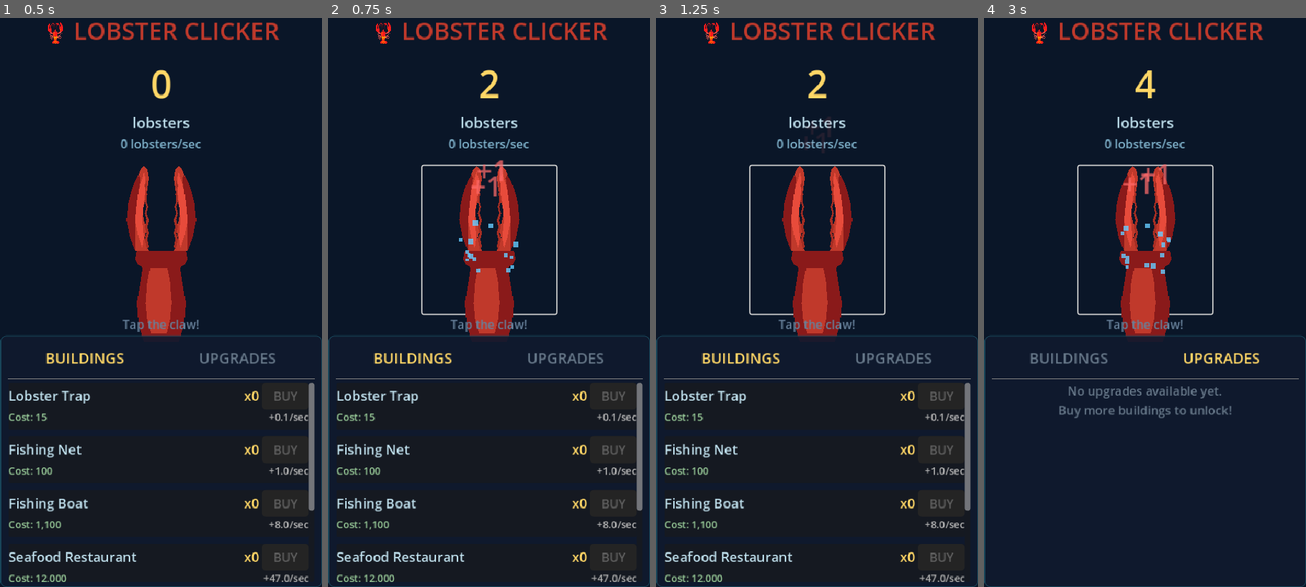
Above: before the commit, frames 1-4 (left to right).
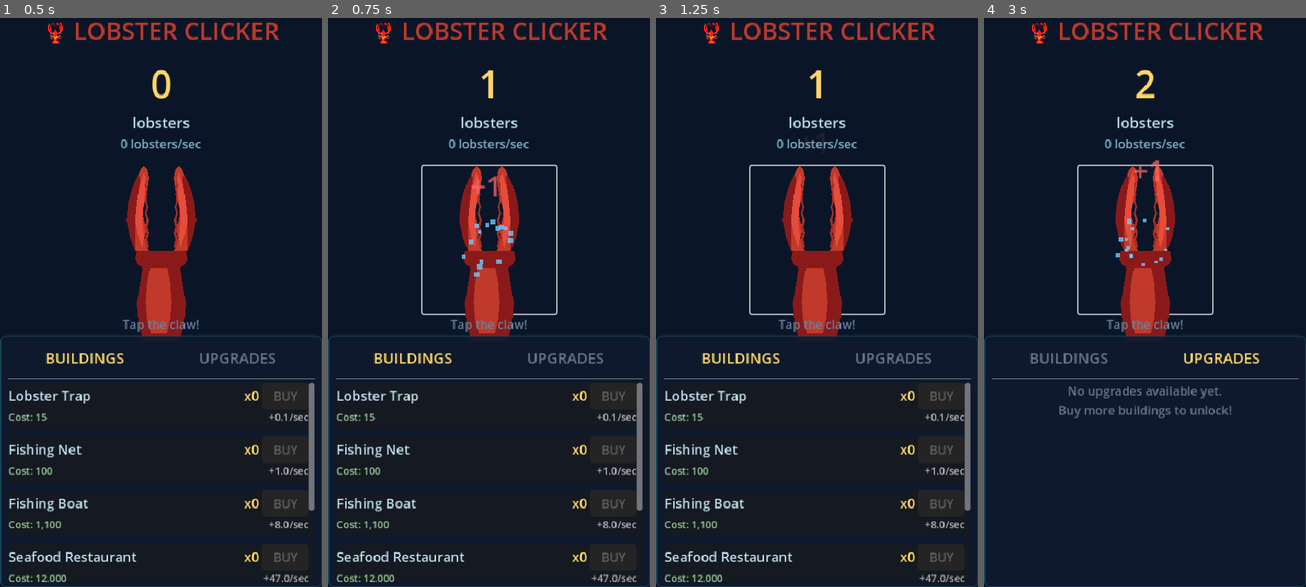
Above: after the commit, the same moments.

Repository: thecryptomasters/lobster-clicker
Game: Godot game, scene res://scenes/main.tscn
The game is run twice, just before and just after one commit, with the same random seed, the same clock (stepped at 60 frames per second) and the same inputs.
Inputs (mouse positions are in pixels of both pictures, inside the frame that each line leads up to):
- Up to frame 1 (0.5 s): no input
- Up to frame 2 (0.75 s): click (489, 239) at 0.5 s
- Up to frame 3 (1.25 s): no input
- Up to frame 4 (3 s): click "BUILDINGS" at 1.25 s; click "UPGRADES" at 2 s; click (1145, 239) at 2.75 s

Frame 1 is identical in both runs. In frame 2, 0.5% of the frame differs, in the area x 40-60%, y 9-46%; in frame 3, 0.2%; in frame 4, 0.7%, in the area x 40-58%, y 9-45%.

Commit message:
feat: click upgrades (Iron/Steel/Diamond Claws) + fix double-click bug on mobile

Diff:
--- a/scenes/building_upgrade_item.gd
+++ b/scenes/building_upgrade_item.gd
@@ -52,12 +52,23 @@
 
 	_refresh()
 
+var is_click_upgrade: bool = false
+var click_upgrade_index: int = 0
+
 func setup(b_index: int, t: int, purchased: bool) -> void:
 	building_index = b_index
 	tier = t
 	is_purchased = purchased
+	is_click_upgrade = false
 	if is_node_ready():
 		_refresh()
+
+func setup_click_upgrade(index: int, purchased: bool) -> void:
+	click_upgrade_index = index
+	is_click_upgrade = true
+	is_purchased = purchased
+	if is_node_ready():
+		_refresh_click_upgrade()
 
 func _refresh() -> void:
 	var tier_names := ["I", "II", "III", "IV"]
@@ -98,11 +109,54 @@
 		buy_button.add_theme_stylebox_override("pressed", _unaffordable_style)
 		buy_button.add_theme_stylebox_override("disabled", _unaffordable_style)
 
+func _refresh_click_upgrade() -> void:
+	var def: Dictionary = GameManager.click_upgrade_defs[click_upgrade_index]
+	name_label.text = def["name"]
+	desc_label.text = def["desc"]
+	if is_purchased:
+		cost_label.text = "OWNED"
+		cost_label.add_theme_color_override("font_color", Color("#66cc88"))
+		buy_button.text = "OWNED ✓"
+		buy_button.disabled = true
+		buy_button.add_theme_stylebox_override("normal", _owned_style)
+		buy_button.add_theme_stylebox_override("disabled", _owned_style)
+		buy_button.modulate = Color(0.8, 1.0, 0.8, 1)
+	else:
+		cost_label.text = "Cost: %s" % GameManager.format_number(def["cost"])
+		cost_label.add_theme_color_override("font_color", Color(0.6, 0.8, 0.6, 1))
+		buy_button.text = "BUY"
+		_update_buy_button_style()
+
 func _on_buy() -> void:
-	if GameManager.buy_building_upgrade(building_index, tier):
-		is_purchased = true
-		_refresh()
+	if is_click_upgrade:
+		if GameManager.buy_click_upgrade(click_upgrade_index):
+			is_purchased = true
+			_refresh_click_upgrade()
+	else:
+		if GameManager.buy_building_upgrade(building_index, tier):
+			is_purchased = true
+			_refresh()
 
 func _on_lobsters_changed(_total: float) -> void:
 	if is_node_ready() and not is_purchased:
-		_update_buy_button_style()
+		if is_click_upgrade:
+			_update_buy_button_style_click()
+		else:
+			_update_buy_button_style()
+
+func _update_buy_button_style_click() -> void:
+	if is_purchased:
+		return
+	var affordable := GameManager.can_afford_click_upgrade(click_upgrade_index)
+	buy_button.disabled = not affordable
+	if affordable:
+		buy_button.modulate = Color(1, 1, 1, 1)
+		buy_button.add_theme_stylebox_override("normal", _affordable_style)
+		buy_button.add_theme_stylebox_override("hover", _affordable_style)
+		buy_button.add_theme_stylebox_override("pressed", _affordable_style)
+	else:
+		buy_button.modulate = Color(0.7, 0.7, 0.7, 1)
+		buy_button.add_theme_stylebox_override("normal", _unaffordable_style)
+		buy_button.add_theme_stylebox_override("hover", _unaffordable_style)
+		buy_button.add_theme_stylebox_override("pressed", _unaffordable_style)
+		buy_button.add_theme_stylebox_override("disabled", _unaffordable_style)
--- a/scenes/main.gd
+++ b/scenes/main.gd
@@ -80,6 +80,10 @@
 		offline_popup.visible = false
 
 func _process(delta: float) -> void:
+	# Check for new click upgrades (throttle)
+	if Engine.get_process_frames() % 60 == 0:
+		_check_click_upgrades()
+
 	# Check for viewport resize (throttle to every 30 frames to avoid JS overhead)
 	if Engine.get_process_frames() % 30 == 0:
 		var real_width := _get_real_width()
@@ -170,21 +174,31 @@
 	else:
 		lps_label.text = "%s lobsters/sec" % GameManager.format_number(lps)
 
+var _click_debounce: float = 0.0
+const CLICK_DEBOUNCE_TIME := 0.05  # 50ms debounce to prevent double-fire
+
 func _on_claw_gui_input(event: InputEvent) -> void:
 	if event is InputEventMouseButton and event.pressed and event.button_index == MOUSE_BUTTON_LEFT:
 		claw_button.accept_event()
-		_do_click()
+		_try_click()
 		return
 	if event is InputEventScreenTouch and event.pressed:
 		claw_button.accept_event()
-		_do_click()
+		_try_click()
 		return
 
 func _unhandled_input(event: InputEvent) -> void:
 	if event is InputEventScreenTouch and event.pressed:
 		if claw_button and claw_button.get_global_rect().has_point(event.position):
 			get_viewport().set_input_as_handled()
-			_do_click()
+			_try_click()
+
+func _try_click() -> void:
+	var now := Time.get_ticks_msec() / 1000.0
+	if now - _click_debounce < CLICK_DEBOUNCE_TIME:
+		return  # Ignore duplicate within debounce window
+	_click_debounce = now
+	_do_click()
 
 func _do_click() -> void:
 	var amount := GameManager.click()
@@ -247,21 +261,57 @@
 	if current_tab == Tab.UPGRADES:
 		_refresh_upgrades()
 
+# Periodically check if new click upgrades unlocked (every 60 frames)
+var _last_click_upgrade_count: int = 0
+func _check_click_upgrades() -> void:
+	var count := GameManager.get_available_click_upgrades().size()
+	if count > _last_click_upgrade_count:
+		_last_click_upgrade_count = count
+		_flash_active = true
+		_flash_timer = 0.0
+		if current_tab == Tab.UPGRADES:
+			_refresh_upgrades()
+
 func _refresh_upgrades() -> void:
 	for child in upgrade_container.get_children():
 		child.queue_free()
 
-	var available := GameManager.get_available_upgrades()
-	if available.is_empty():
+	var has_any := false
+
+	# Click upgrades first
+	var click_upgrades := GameManager.get_available_click_upgrades()
+	if not click_upgrades.is_empty():
+		has_any = true
+		var header := Label.new()
+		header.text = "🦞 CLICK POWER"
+		header.horizontal_alignment = HORIZONTAL_ALIGNMENT_CENTER
+		header.add_theme_color_override("font_color", Color("#ff6b6b"))
+		header.add_theme_font_size_override("font_size", 18)
+		upgrade_container.add_child(header)
+		for upg in click_upgrades:
+			var item := BuildingUpgradeItemScene.instantiate()
+			upgrade_container.add_child(item)
+			item.setup_click_upgrade(upg["index"], upg["purchased"])
+
+	# Building upgrades
+	var building_upgrades := GameManager.get_available_upgrades()
+	if not building_upgrades.is_empty():
+		has_any = true
+		var header := Label.new()
+		header.text = "🏗️ BUILDING UPGRADES"
+		header.horizontal_alignment = HORIZONTAL_ALIGNMENT_CENTER
+		header.add_theme_color_override("font_color", Color("#ffd766"))
+		header.add_theme_font_size_override("font_size", 18)
+		upgrade_container.add_child(header)
+		for upg in building_upgrades:
+			var item := BuildingUpgradeItemScene.instantiate()
+			upgrade_container.add_child(item)
+			item.setup(upg["building_index"], upg["tier"], upg["purchased"])
+
+	if not has_any:
 		var empty_label := Label.new()
 		empty_label.text = "No upgrades available yet.\nBuy more buildings to unlock!"
 		empty_label.horizontal_alignment = HORIZONTAL_ALIGNMENT_CENTER
 		empty_label.add_theme_color_override("font_color", Color("#667788"))
 		empty_label.add_theme_font_size_override("font_size", 18)
 		upgrade_container.add_child(empty_label)
-		return
-
-	for upg in available:
-		var item := BuildingUpgradeItemScene.instantiate()
-		upgrade_container.add_child(item)
-		item.setup(upg["building_index"], upg["tier"], upg["purchased"])
--- a/scripts/game_manager.gd
+++ b/scripts/game_manager.gd
@@ -29,6 +29,16 @@
 # Track which upgrades are purchased per building: building_upgrades[building_idx][tier] = bool
 var building_upgrades: Array = []
 
+# Click upgrades: unlock at lifetime lobster thresholds, each doubles click power
+# {threshold, cost, name, desc}
+var click_upgrade_defs: Array = [
+	{"threshold": 10000, "cost": 5000, "name": "Iron Claws", "desc": "Doubles lobsters per click. (10,000 total lobsters)"},
+	{"threshold": 100000, "cost": 50000, "name": "Steel Claws", "desc": "Doubles lobsters per click. (100,000 total lobsters)"},
+	{"threshold": 1000000, "cost": 500000, "name": "Diamond Claws", "desc": "Doubles lobsters per click. (1,000,000 total lobsters)"},
+]
+var click_upgrades_purchased: Array[bool] = [false, false, false]
+var lifetime_lobsters: float = 0.0  # Total lobsters ever generated (never decreases)
+
 func _ready() -> void:
 	building_counts.resize(building_defs.size())
 	building_counts.fill(0)
@@ -52,13 +62,52 @@
 
 func click() -> float:
 	total_lobsters += lobsters_per_click
+	lifetime_lobsters += lobsters_per_click
 	lobsters_changed.emit(total_lobsters)
 	return lobsters_per_click
 
 func _process(delta: float) -> void:
 	if lobsters_per_second > 0:
-		total_lobsters += lobsters_per_second * delta
+		var earned := lobsters_per_second * delta
+		total_lobsters += earned
+		lifetime_lobsters += earned
 		lobsters_changed.emit(total_lobsters)
+
+func _recalculate_click_power() -> void:
+	lobsters_per_click = 1.0
+	for i in range(click_upgrades_purchased.size()):
+		if click_upgrades_purchased[i]:
+			lobsters_per_click *= 2.0
+
+# --- Click Upgrades ---
+
+func get_available_click_upgrades() -> Array:
+	var result: Array = []
+	for i in range(click_upgrade_defs.size()):
+		if lifetime_lobsters >= click_upgrade_defs[i]["threshold"]:
+			result.append({
+				"index": i,
+				"name": click_upgrade_defs[i]["name"],
+				"desc": click_upgrade_defs[i]["desc"],
+				"cost": click_upgrade_defs[i]["cost"],
+				"purchased": click_upgrades_purchased[i],
+			})
+	return result
+
+func can_afford_click_upgrade(index: int) -> bool:
+	return total_lobsters >= click_upgrade_defs[index]["cost"]
+
+func buy_click_upgrade(index: int) -> bool:
+	if click_upgrades_purchased[index]:
+		return false
+	var cost: float = click_upgrade_defs[index]["cost"]
+	if total_lobsters < cost:
+		return false
+	total_lobsters -= cost
+	click_upgrades_purchased[index] = true
+	_recalculate_click_power()
+	lobsters_changed.emit(total_lobsters)
+	return true
 
 func get_building_cost(index: int) -> float:
 	var base: float = building_defs[index]["base_cost"]
@@ -147,10 +196,15 @@
 		for tier in range(building_upgrades[bi].size()):
 			tiers.append(building_upgrades[bi][tier])
 		upgrades_data.append(tiers)
+	var click_data: Array = []
+	for i in range(click_upgrades_purchased.size()):
+		click_data.append(click_upgrades_purchased[i])
 	return {
 		"total_lobsters": total_lobsters,
+		"lifetime_lobsters": lifetime_lobsters,
 		"building_counts": building_counts,
 		"building_upgrades": upgrades_data,
+		"click_upgrades": click_data,
 		"last_save_time": Time.get_unix_time_from_system(),
 	}
 
@@ -168,6 +222,12 @@
 			for tier in range(building_upgrades[bi].size()):
 				if tier < tiers.size():
 					building_upgrades[bi][tier] = tiers[tier]
+	# Load click upgrades
+	lifetime_lobsters = data.get("lifetime_lobsters", total_lobsters)  # backward compat: assume lifetime = total
+	var click_data = data.get("click_upgrades", [])
+	for i in range(mini(click_data.size(), click_upgrades_purchased.size())):
+		click_upgrades_purchased[i] = click_data[i]
 	_recalculate_lps()
+	_recalculate_click_power()
 	lobsters_changed.emit(total_lobsters)
 	last_save_time = data.get("last_save_time", 0)
Not shown, changed: export/index.html
Not shown, changed: export/index.pck
